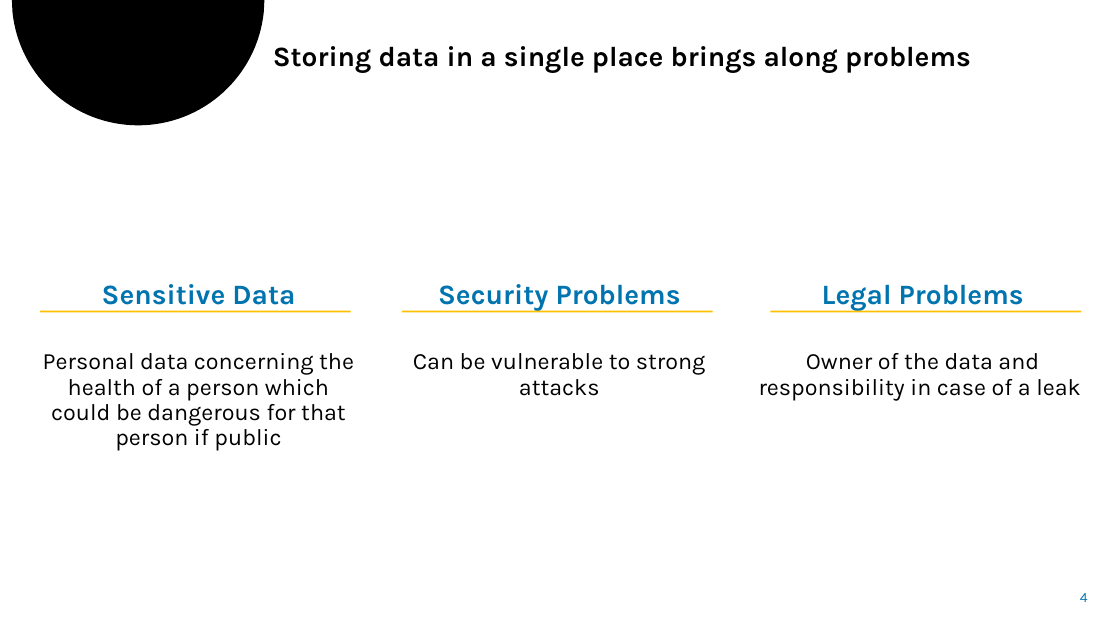
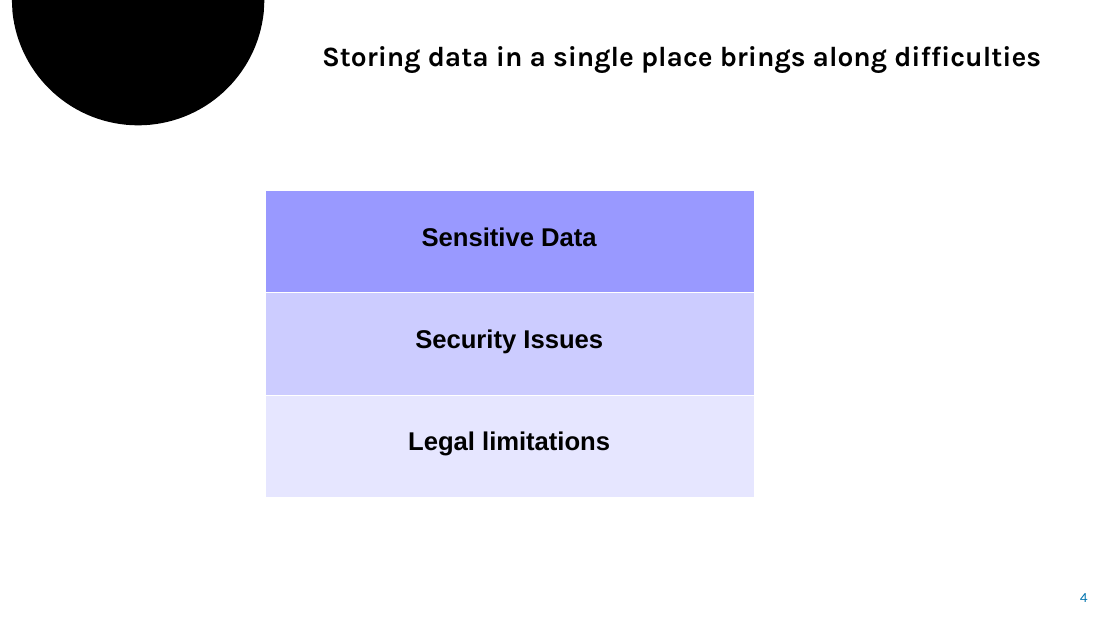
Before and after one commit to amaury-mercier/hackathon_blockchain, a slide deck: slide 4 of Hackathon Blockchain.odp. Drawn at 1120x630 pixels with LibreOffice and Linux fonts; fonts in the diff are those of the drawing. Boxes give left, top, right and bottom in pixels: in the first picture for what was removed or moved away, otherwise in the second. Text is boxed around its words. In the diff, an @@ line names an element or a change of style, - is before the commit and + after.

```diff
--- a/Hackathon Blockchain.odp
+++ b/Hackathon Blockchain.odp
@@ text at [322,46,1041,73]: text changed @@
-Storing data in a single place brings along problems
+Storing data in a single place brings along difficulties
@@ table added at [265,190,755,497], 3 rows, 1 columns @@
+Sensitive Data
+Security Issues
+Legal limitations
@@ text removed at [43,284,354,450] @@
-Sensitive Data
-Personal data concerning the health of a person which could be dangerous for that person if public
@@ text removed at [413,284,706,396] @@
-Security Problems
-Can be vulnerable to strong attacks
@@ text removed at [759,284,1081,400] @@
-Legal Problems
-Owner of the data and responsibility in case of a leak
@@ rectangle removed at [40,311,351,313] @@
@@ rectangle removed at [402,311,713,313] @@
@@ rectangle removed at [770,311,1081,313] @@
```
Also in this commit, not shown: 6 other slides changed, 1 slide added, 3 slides removed.
